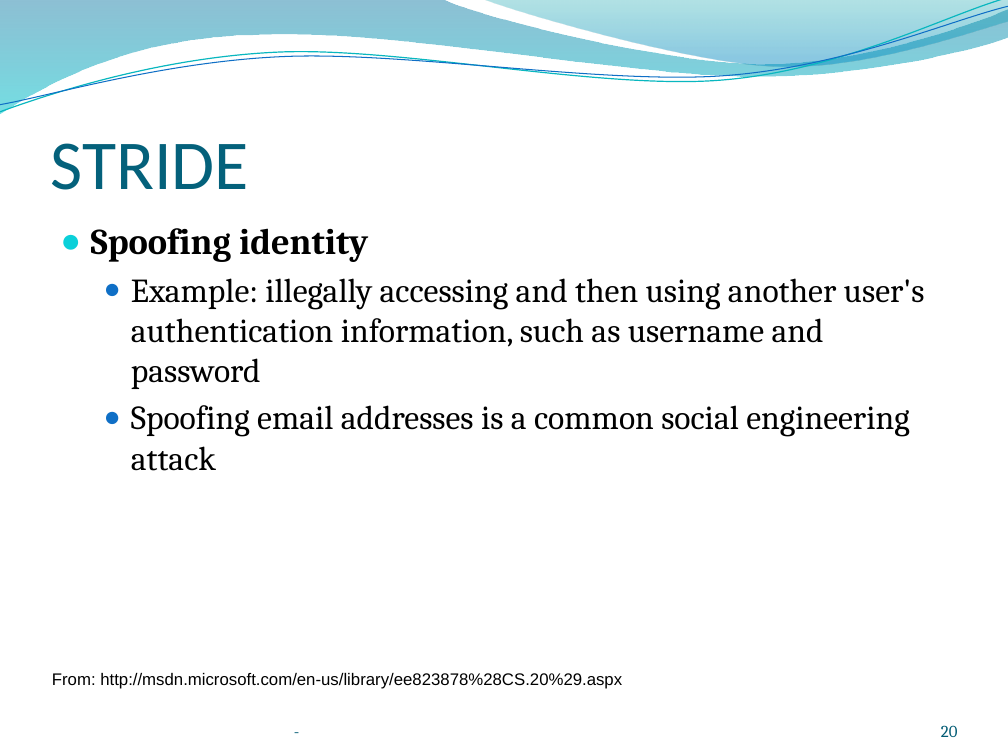
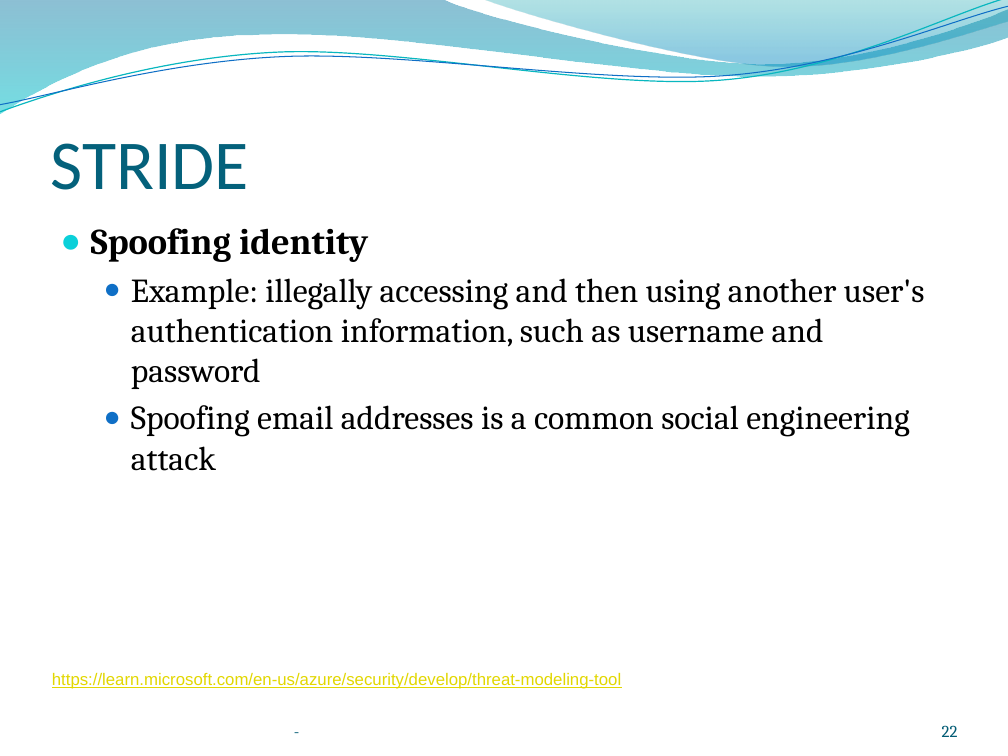
Before and after one commit to kthanasi-git/SW_Engineering, a slide deck: slide 22 of SOFTWARE ENGINEERING/SLIDES/16-Exploraroty Testing and System Testing.pptx (slide 20 before the commit). Drawn at 1008x756 pixels with LibreOffice and Linux fonts; fonts in the diff are those of the drawing; background and template pictures are left out. Boxes give left, top, right and bottom in pixels: in the first picture for what was removed or moved away, otherwise in the second. Text is boxed around its words. In the diff, an @@ line names an element or a change of style, - is before the commit and + after.

```diff
--- a/SOFTWARE ENGINEERING/SLIDES/16-Exploraroty Testing and System Testing.pptx
+++ b/SOFTWARE ENGINEERING/SLIDES/16-Exploraroty Testing and System Testing.pptx
@@ text at bbox=[52, 673, 621, 689]: text changed; text colour #000000 to #E2D700 @@
-From: http://msdn.microsoft.com/en-us/library/ee823878%28CS.20%29.aspx
+https://learn.microsoft.com/en-us/azure/security/develop/threat-modeling-tool
@@ page number at bbox=[942, 725, 958, 737]: text changed @@
-20
+22
```
Also in this commit, not shown: 8 other slides changed, 3 slides added, 2 slides removed, 11 other files.
